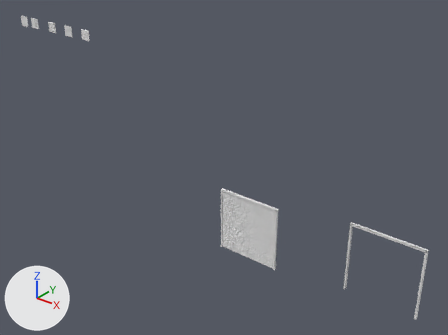
Renders of the Blender file generator/Segmentowa/segmentowa_kopia3.blend from each side of a commit.
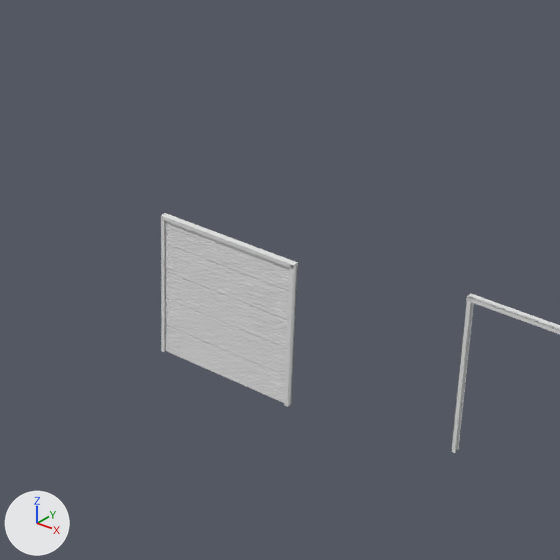
There are two pictures of each version: one whole from a camera (50 mm lens) standing at (11.76, -14.85, 12.4) and looking at (-0.62, 0.62, 2.81), one close up on the part from 34% to 87% of the width and 29% to 100% of the height. Lighting does not change. The marker at lower left points along +X, +Y and +Z.

In view in the first close-up: 'brama-segmentowa', 'szyny', 'szyny-na-brame'.
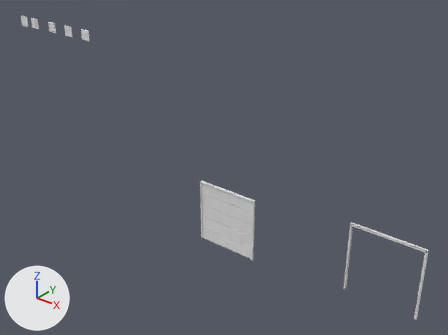
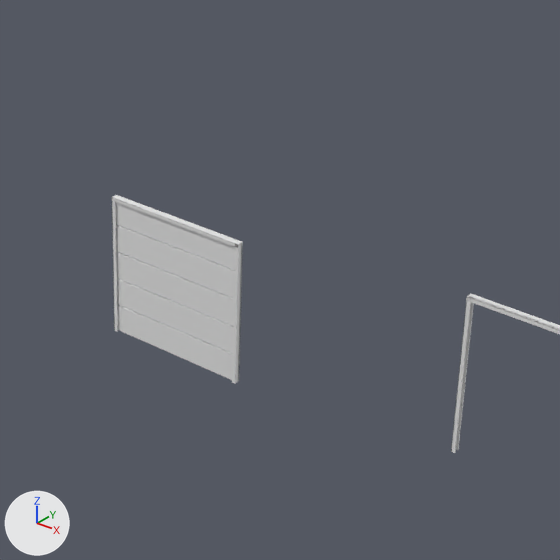
Location of each change, (x1, y1, x2, y2) in pixels of the close-ups (560 x 560 px):
```json
{"object": "brama-segmentowa", "change": "deleted", "before": [164, 220, 296, 405]}
{"object": "brama-koniec", "change": "added", "after": [116, 202, 235, 380]}
{"object": "szyny", "change": "moved, rescaled", "before": [161, 213, 298, 407], "after": [112, 195, 243, 384]}
```

Scene script edits in JSON lines:
```json
{"op": "add", "block": "me_cube_005", "code": ["me_cube_005 = bpy.data.meshes.new('Cube.005')", "me_cube_005.from_pydata(...)  # 200 vertices, 150 faces; spans x -1.0..1.0, y -0.2..0.2, z -1.0..1.0"]}
{"op": "remove", "block": "ob_brama_segmentowa", "code": ["ob_brama_segmentowa = bpy.data.objects.new('brama-segmentowa', me_cube_097)", "ob_brama_segmentowa.location = (0.94, 0.0, 1.17)", "ob_brama_segmentowa.scale = (1.17, 0.075, 1.17)"]}
{"op": "set", "path": "ob_szyny.location", "old": "(0.94, 0.0, 1.17)", "new": "(0.0, 0.0, 1.17)"}
{"op": "set", "path": "ob_szyny.scale", "old": "(0.977, 1.0, 0.977)", "new": "(0.978, 1.0, 0.978)"}
{"op": "add", "block": "ob_brama_koniec", "code": ["ob_brama_koniec = bpy.data.objects.new('brama-koniec', me_cube_005)", "ob_brama_koniec.location = (0.0, 0.0, 1.17)", "ob_brama_koniec.scale = (1.17, 0.075, 1.17)"]}
```
